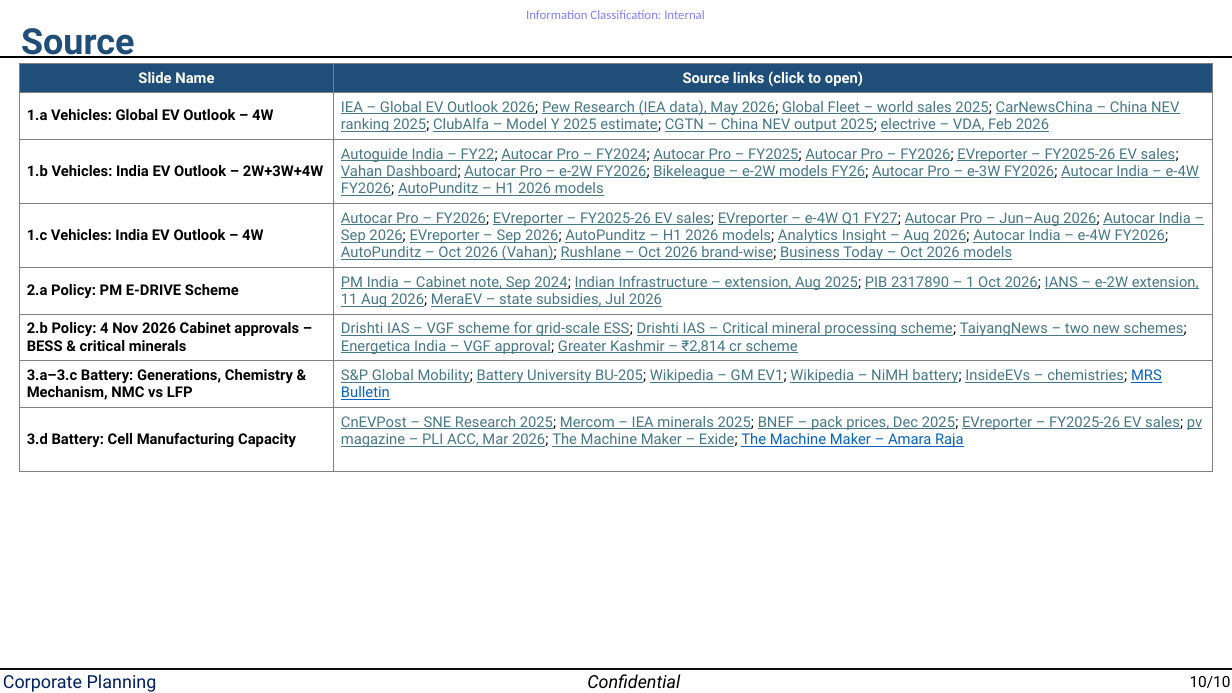
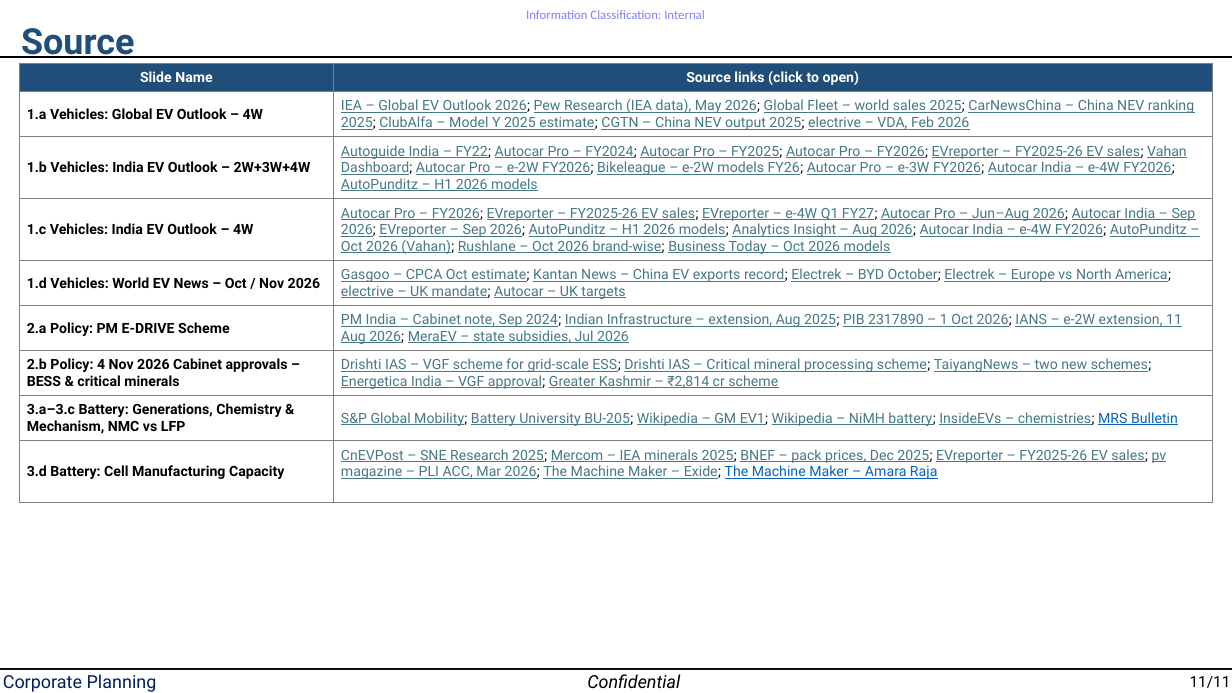
Before and after one commit to Crypto-ashish/ev, a slide deck: slide 12 of EV study.pptx (slide 11 before the commit). Drawn at 1232x693 pixels with LibreOffice and Linux fonts; fonts in the diff are those of the drawing. Boxes give left, top, right and bottom in pixels: in the first picture for what was removed or moved away, otherwise in the second. Text is boxed around its words. In the diff, an @@ line names an element or a change of style, - is before the commit and + after.

```diff
--- a/EV study.pptx
+++ b/EV study.pptx
@@ table at (x1=19, y1=64, x2=1213, y2=650) @@
+row 5: 1.d Vehicles: World EV News – Oct / Nov 2026 | Gasgoo – CPCA Oct estimate; Kantan News – China EV exports record; Electrek – BYD October; Electrek – Europe vs North America; electrive – UK mandate; Autocar – UK targets
@@ text at (x1=1190, y1=676, x2=1231, y2=688): text changed @@
-10/10
+11/11
```
Also in this commit, not shown: 9 other slides changed, 1 slide added.
